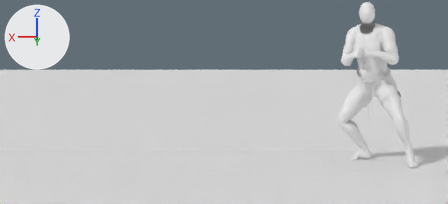
Renders of the Blender file anim-src/_preview_Right.blend from each side of a commit.
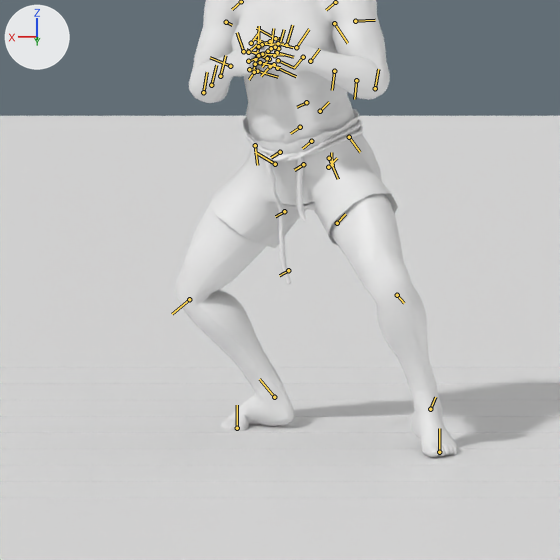
Each version appears first from the file's camera 'CamWide', and next in a close-up on the part from 64% to 100% of the width and 18% to 97% of the height. Lighting does not change. The marker at upper left points along +X, +Y and +Z. The last two pictures show the newer version. Both versions are drawn at frame 3 of the action 'StepDodgeRight'; the numbers are the values there. The bones that change, and the others that lie on the model, are drawn over the model as lines in the close-ups.

Names of what the first close-up shows: 'Cube.003', 'Cube.006', 'Cube.023', 'Floor', 'HIMBO - Body HP', 'HIMBO - Boxers', 'HIMBO - Feet', 'HIMBO - Hands' and 11 more.
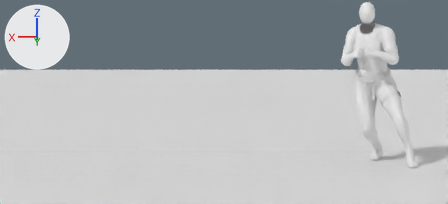
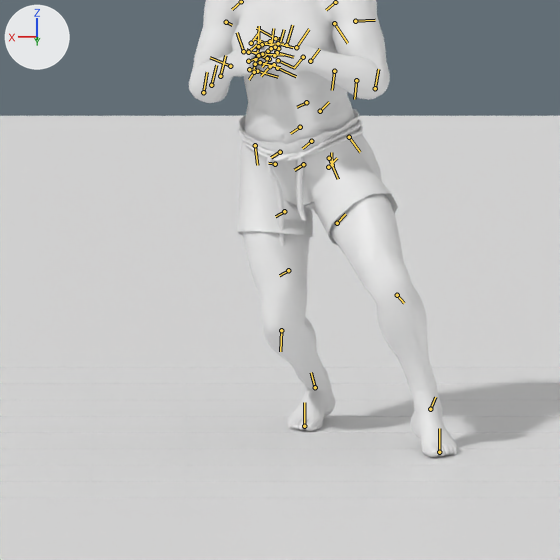
Pixel boxes [x1, y1, x2, y2] of what changed, in the close-ups (560 x 560 px):
'HIMBO - Body HP', posed: before [175, 0, 436, 391]; after [189, 0, 436, 391]
'HIMBO - Boxers', posed: before [211, 109, 398, 285]; after [237, 109, 398, 248]
'HIMBO - Feet', posed (29% narrower): before [220, 368, 457, 457]; after [288, 367, 457, 457]
bone 'NPC R Thigh [RThg]', root to tip: before (275, 164) to (255, 152); after (275, 164) to (268, 163)
bone 'NPC R Calf [RClf]', root to tip: before (189, 299) to (172, 314); after (281, 330) to (280, 351)
bone 'NPC R Foot [Rft ]', root to tip: before (274, 397) to (259, 379); after (315, 387) to (311, 372)
bone 'NPC R Toe0 [RToe]', root to tip: before (237, 428) to (237, 405); after (304, 426) to (304, 402)

The edits, one by one:
Bone 'NPC R Thigh [RThg]' (bone_npc_r_thigh__rthg) turns from (-31, 1, 70) to (-20, 7, -11) degrees about its own x, y and z.
Bone 'NPC R Calf [RClf]' (bone_npc_r_calf__rclf) turns from (64, 0, 0) to (60, 0, 0) degrees about its own x, y and z.
Bone 'NPC R Foot [Rft ]' (bone_npc_r_foot__rft) turns from (-25, 14, -8) to (-41, 2, -12) degrees about its own x, y and z.
Bone 'NPC R Toe0 [RToe]' (bone_npc_r_toe0__rtoe) turns from (-31, 78, -31) to (-6, 0, 0) degrees about its own x, y and z.
